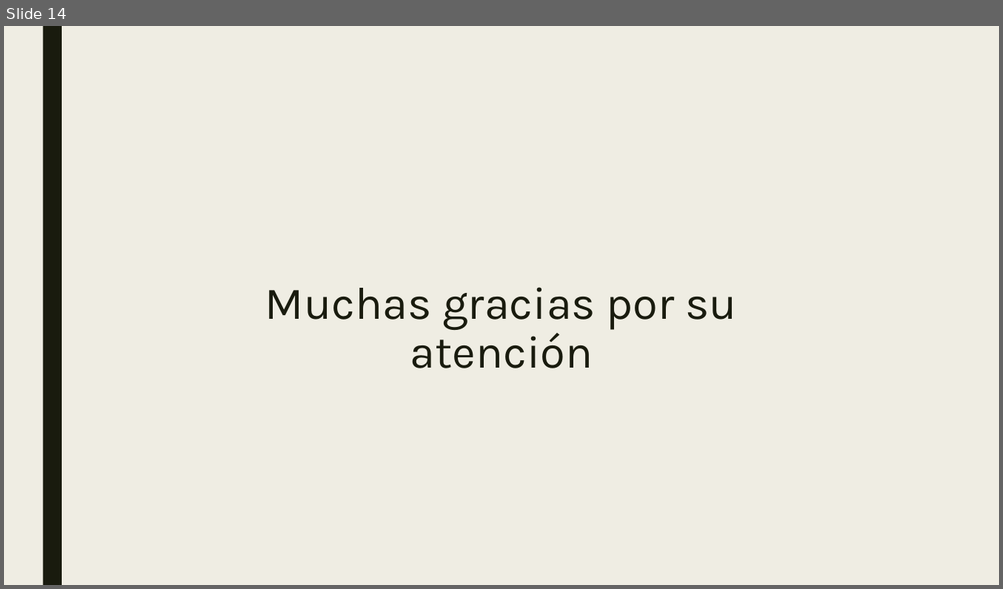
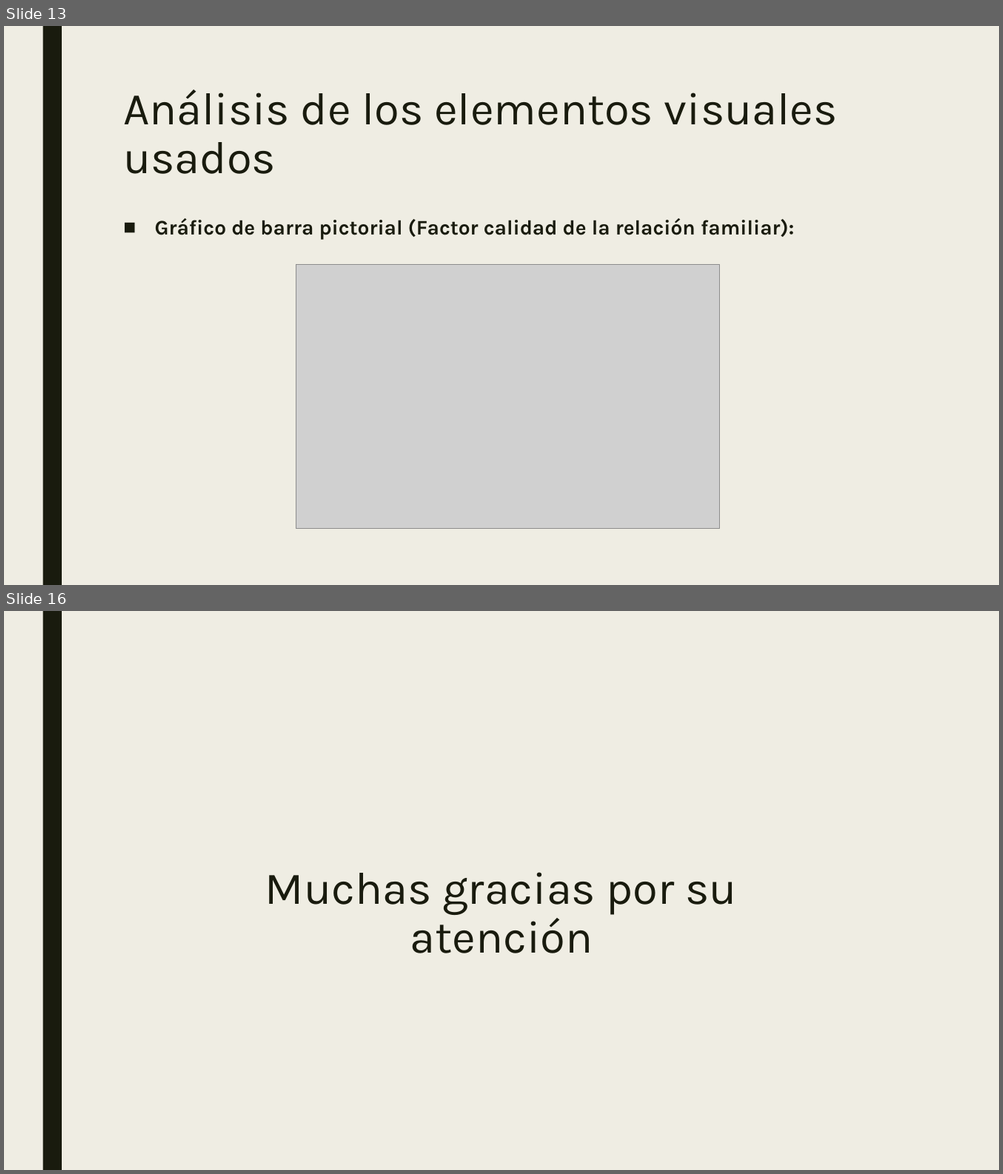
Before and after one commit to mariousm/Data-Science-Master, a slide deck: 2021-22/PrimerSemestre/Visualizacion/PEC3/Storytelling.pptx. Shown one above the other, each under a label of ours: slide 14 before the commit, slides 13 and 16 after it; the slides between them are not shown. The pictures are 1003x589 and 1003x1174 pixels, drawn with LibreOffice and Linux fonts; fonts in the diff are those of the drawing; grey boxes stand for pictures. Boxes give left, top, right and bottom in pixels: in the first picture for what was removed or moved away, otherwise in the second. Text is boxed around its words. In the diff, an @@ line names an element or a change of style, - is before the commit and + after.

```diff
--- a/2021-22/PrimerSemestre/Visualizacion/PEC3/Storytelling.pptx
+++ b/2021-22/PrimerSemestre/Visualizacion/PEC3/Storytelling.pptx
@@ slide 13 added at <box>4,26,999,585</box>, background #EFEDE3; not listed: 1 template element that a slide beside it also shows @@
@@ title added at <box>123,90,837,174</box>, 44 pt, text #191B0E @@
+Análisis de los elementos visuales usados
@@ text added at <box>155,218,794,240</box>, 20 pt, text #191B0E, bold @@
+■ Gráfico de barra pictorial (Factor calidad de la relación familiar):
@@ picture added at <box>296,265,720,529</box> @@
@@ what was slide 14 is now slide 16 @@
```
Also in this commit, not shown: 1 slide changed, 13 other slides added, 12 slides removed.
